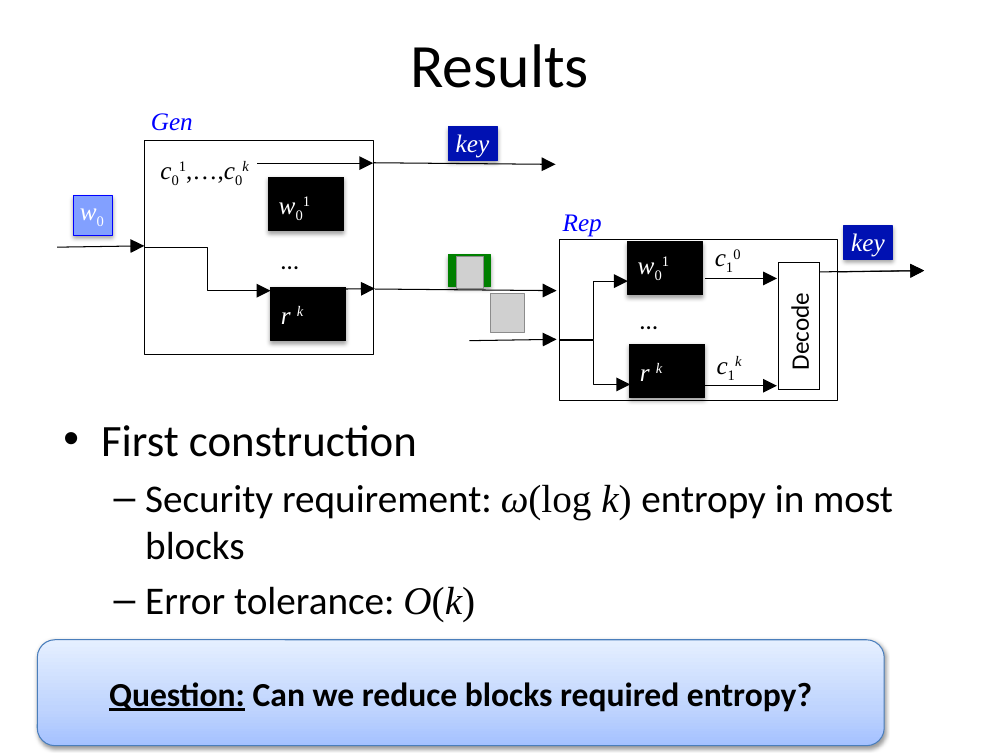
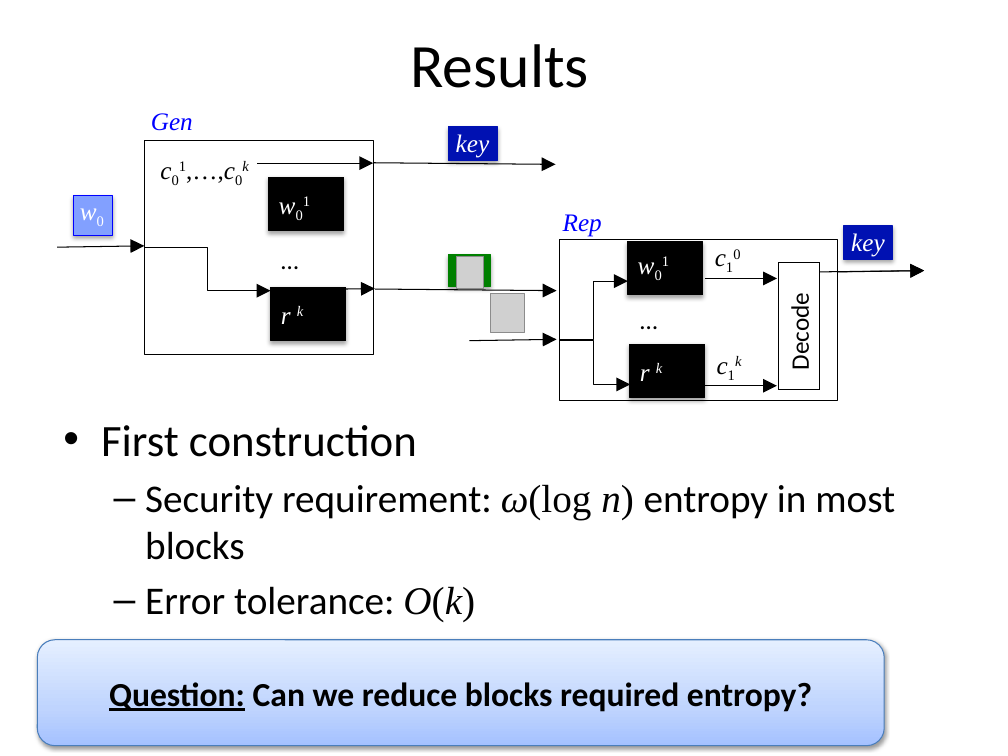
Before and after one commit to xianruimeng/comp-fuzzy-ext, a slide deck: slide 32 of constantRate/KeyDerivationWithNegativeUsable.pptx (slide 29 before the commit). Drawn at 1008x756 pixels with LibreOffice and Linux fonts; fonts in the diff are those of the drawing; grey boxes stand for pictures. Boxes give left, top, right and bottom in pixels: in the first picture for what was removed or moved away, otherwise in the second. Text is boxed around its words. In the diff, an @@ line names an element or a change of style, - is before the commit and + after.

```diff
--- a/constantRate/KeyDerivationWithNegativeUsable.pptx
+++ b/constantRate/KeyDerivationWithNegativeUsable.pptx
@@ text at (x1=145, y1=484, x2=895, y2=560): text changed @@
-  – Security requirement: ω(log k) entropy in most blocks
+  – Security requirement: ω(log n) entropy in most blocks
```
Also in this commit, not shown: 21 other slides changed, 3 slides added.
